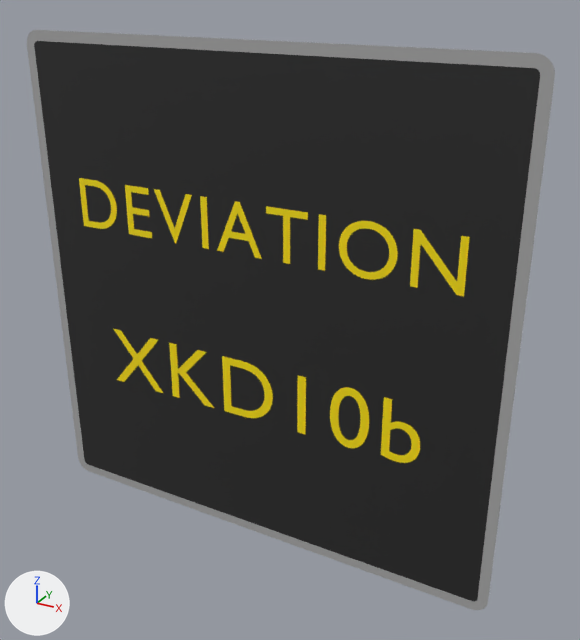
A saved change to the glTF model panneaux/19_X_dynamiques/XKD10b.glb.
Both versions are drawn from a 50 mm camera at (0.737, -1.194, 0.609) aimed at (0.063, 0.031, -0.003). The lights are fixed; the arrows at lower left show +X, +Y and +Z. The picture after the commit comes second. Where no turn or scale is listed for an object, it has been applied to the vertices. Vertices at exactly the same position are counted once.

Objects in the first picture: 'XKD10b_cadre00', 'XKD10b_fond01', 'XKD10b_txt02', 'XKD10b_txt03' and 1 more.
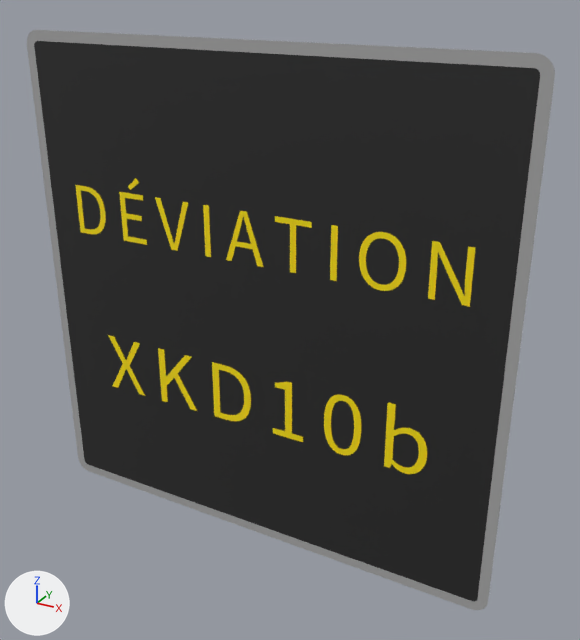
Boxes (x1, y1, x2, y2) around the edits, measured in the pictures (580 x 640 px; the box of a moved part takes in the faces that stretch with it):
'XKD10b_txt02', reshaped (9% taller)
    before: (79, 178, 470, 296)
    after: (75, 178, 475, 307)
'XKD10b_txt03', reshaped
    before: (113, 328, 420, 463)
    after: (108, 335, 427, 474)
part 1 of me_t_397, added
    after: (330, 225, 338, 281)
part 2 of me_t_397, added
    after: (203, 205, 211, 257)
part 3 of me_t_397, rebuilt (18% narrower)
    before: (79, 178, 117, 229)
    after: (75, 185, 106, 234)
part 4 of me_t_397, rebuilt
    before: (125, 185, 152, 238)
    after: (119, 192, 147, 245)
part 5 of me_t_397, rebuilt (15% narrower)
    before: (217, 201, 262, 259)
    after: (226, 211, 264, 267)
part 6 of me_t_397, rebuilt (21% narrower)
    before: (410, 229, 470, 296)
    after: (428, 241, 475, 307)
part 7 of me_t_397, rebuilt (12% narrower)
    before: (266, 206, 308, 264)
    after: (275, 216, 312, 273)
part 8 of me_t_397, rebuilt (13% narrower)
    before: (154, 189, 192, 243)
    after: (155, 197, 188, 251)
part 9 of me_t_397, deleted
    before: (200, 196, 209, 249)
part 10 of me_t_397, deleted (yellow)
    before: (318, 214, 326, 271)
part 11 of me_t_397, moved or reshaped
    before: (339, 221, 398, 280)
    after: (359, 232, 406, 291)
part 12 of me_t_397, added
    after: (128, 178, 139, 190)
part 13 of me_t_398, rebuilt
    before: (330, 387, 369, 448)
    after: (324, 395, 361, 455)
part 14 of me_t_398, rebuilt (23% narrower)
    before: (222, 356, 273, 418)
    after: (212, 362, 251, 421)
part 15 of me_t_398, rebuilt (25% narrower, 6% shorter)
    before: (113, 328, 163, 393)
    after: (108, 335, 145, 396)
part 16 of me_t_398, rebuilt (13% narrower)
    before: (169, 343, 214, 408)
    after: (158, 348, 197, 411)
part 17 of me_t_398, added (yellow)
    after: (273, 381, 303, 442)
part 18 of me_t_398, deleted (yellow)
    before: (297, 375, 306, 435)
part 19 of me_t_398, moved or reshaped
    before: (381, 397, 420, 463)
    after: (384, 403, 427, 474)

Patch to the scene script:
```diff
--- a/panneaux/19_X_dynamiques/XKD10b.glb.py
+++ b/panneaux/19_X_dynamiques/XKD10b.glb.py
@@ me_t_397 @@
-me_t_397.from_pydata(...)  # 412 vertices, 800 faces; spans x -0.402..0.402, y 0.0, z -0.045..0.057
+me_t_397.from_pydata(...)  # 576 vertices, 1124 faces; spans x -0.413..0.413, y 0.0, z -0.061..0.073
+# me_t_397 part 1: a new loose piece, a box spanning x 0.16147..0.17402, y -0.0002..0.0002, z -0.05948..0.04052, in mat_jaune_panneau (yellow #f9e100)
+# me_t_397 part 2: a new loose piece, a box spanning x -0.10161..-0.08906, y -0.0002..0.0002, z -0.05948..0.04052, in mat_jaune_panneau (yellow #f9e100)
+# me_t_397 part 3: the loose piece of 108 vertices spanning x -0.402..-0.309, y 0.0, z -0.044..0.056 is rebuilt with 108 vertices and now spans x -0.413..-0.341, y 0.0, z -0.059..0.041
+# me_t_397 part 4: the loose piece of 24 vertices spanning x -0.284..-0.226, y 0.0, z -0.044..0.056 is rebuilt with 24 vertices and now spans x -0.299..-0.24, y 0.0, z -0.059..0.041
+# me_t_397 part 5: the loose piece of 22 vertices spanning x -0.075..0.023, y 0.0, z -0.044..0.057 is rebuilt with 72 vertices and now spans x -0.055..0.026, y 0.0, z -0.059..0.041
+# me_t_397 part 6: the loose piece of 20 vertices spanning x 0.309..0.402, y 0.0, z -0.044..0.056 is rebuilt with 76 vertices and now spans x 0.342..0.413, y 0.0, z -0.059..0.041
+# me_t_397 part 7: the loose piece of 16 vertices spanning x 0.033..0.116, y 0.0, z -0.044..0.056 is rebuilt with 16 vertices and now spans x 0.051..0.124, y 0.0, z -0.059..0.041
+# me_t_397 part 8: the loose piece of 14 vertices spanning x -0.215..-0.126, y 0.0, z -0.045..0.056 is rebuilt with 64 vertices and now spans x -0.213..-0.135, y 0.0, z -0.059..0.041
+# me_t_397 part 9: the loose piece of 8 vertices spanning x -0.108..-0.093, y 0.0, z -0.044..0.056 is deleted
+# me_t_397 part 10: the loose piece of 8 vertices spanning x 0.137..0.152, y 0.0, z -0.044..0.056 is deleted
+# me_t_397 part 11: 190 vertices removed from x 0.177..0.284, y 0.0, z -0.045..0.057; 190 vertices added at x 0.215..0.3, y 0.0, z -0.061..0.042
+# me_t_397 part 12: 8 vertices added at x -0.277..-0.248, y 0.0, z 0.047..0.073
 me_t_397.materials.append(mat_jaune_panneau)
@@ me_t_398 @@
-me_t_398.from_pydata(...)  # 554 vertices, 1096 faces; spans x -0.354..0.348, y 0.0, z -0.057..0.072
+me_t_398.from_pydata(...)  # 702 vertices, 1392 faces; spans x -0.368..0.362, y 0.0, z -0.077..0.061
+# me_t_398 part 13: the loose piece of 192 vertices spanning x 0.167..0.248, y 0.0, z -0.057..0.072 is rebuilt with 192 vertices and now spans x 0.155..0.233, y 0.0, z -0.077..0.053
+# me_t_398 part 14: the loose piece of 108 vertices spanning x -0.072..0.043, y 0.0, z -0.055..0.07 is rebuilt with 108 vertices and now spans x -0.097..-0.007, y 0.0, z -0.074..0.051
+# me_t_398 part 15: the loose piece of 24 vertices spanning x -0.354..-0.225, y 0.0, z -0.055..0.07 is rebuilt with 124 vertices and now spans x -0.368..-0.276, y 0.0, z -0.074..0.051
+# me_t_398 part 16: the loose piece of 22 vertices spanning x -0.201..-0.095, y 0.0, z -0.055..0.07 is rebuilt with 26 vertices and now spans x -0.232..-0.139, y 0.0, z -0.074..0.051
+# me_t_398 part 17: a new loose piece of 44 vertices spanning x 0.042..0.111, y 0.0, z -0.074..0.051, in mat_jaune_panneau (yellow #f9e100)
+# me_t_398 part 18: the loose piece of 8 vertices spanning x 0.098..0.116, y 0.0, z -0.055..0.07 is deleted
+# me_t_398 part 19: 196 vertices removed from x 0.273..0.348, y 0.0, z -0.057..0.07; 204 vertices added at x 0.281..0.362, y 0.0, z -0.077..0.061
 me_t_398.materials.append(mat_jaune_panneau)
```
